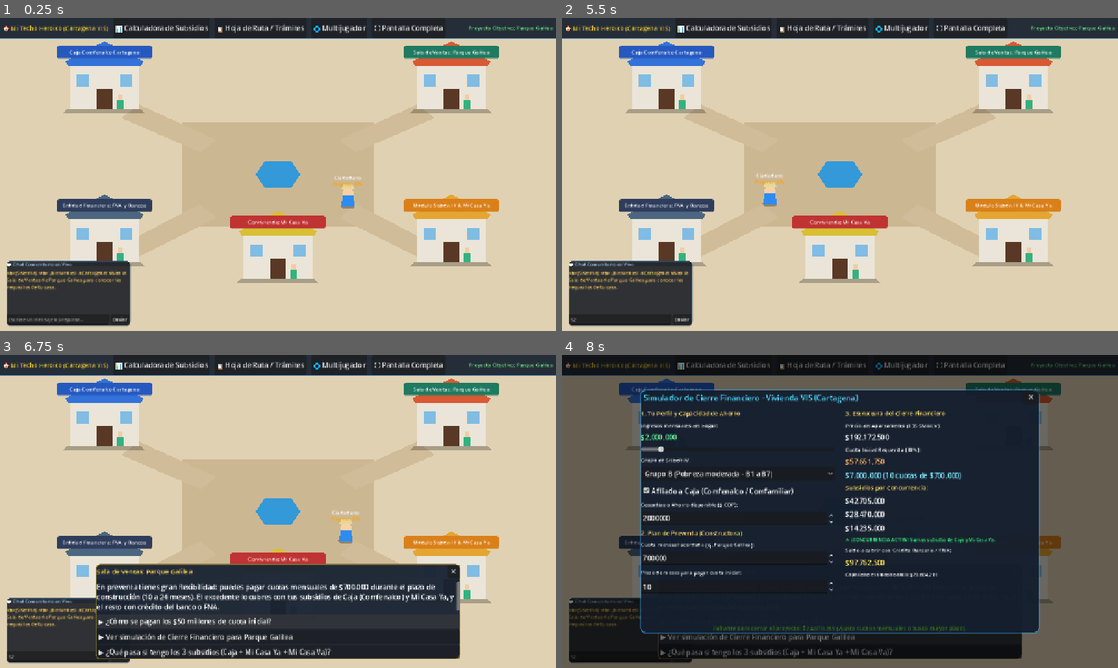
Above: before the commit, frames 1-4 (two rows, left to right).
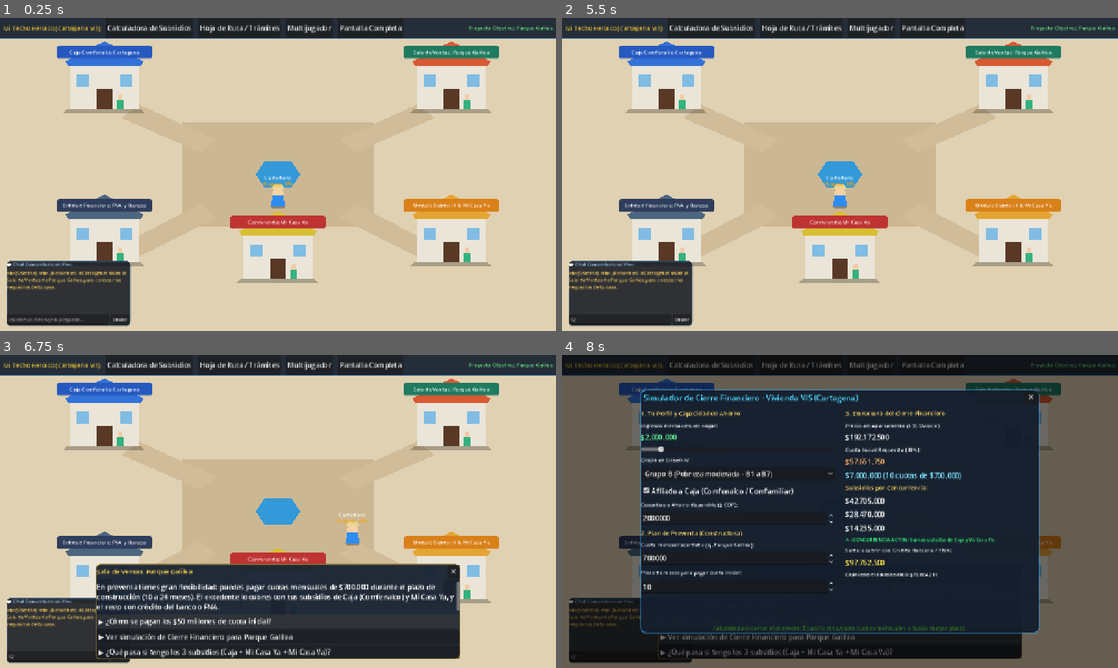
Above: after the commit, the same moments.

Repository: DiegoAzz/subsidio
Game: Godot game, scene res://scenes/map/CityMap.tscn
Same seed, same stepped clock (60 frames per second), same inputs: the game is played once before the commit and once after it.
Inputs (mouse positions are in pixels of both pictures, inside the frame that each line leads up to):
- Up to frame 1 (0.25 s): no input
- Up to frame 2 (5.5 s): click (623, 321) at 0.52 s; type "12" at 0.6 s; click "📊 Calculadora de Subsidios" (after the commit: "Calculadora de Subsidios") at 1.25 s; click "📋 Hoja de Ruta / Trámites" (after the commit: "Hoja de Ruta / Trámites") at 2 s; click "🌐 Multijugador" (after the commit: "Multijugador") at 2.75 s; click "⛶ Pantalla Completa" (after the commit: "Pantalla Completa") at 3.5 s; click "Enviar" at 4.25 s; click "✕" at 5 s
- Up to frame 3 (6.75 s): tap Enter (ui_accept) at 5.75, 6.02 s; move the mouse to (450, 442) at 5.77 s; hold Right (move_right) 5.78-6.5 s; tap E (interact) at 5.85 s; click (450, 442) at 5.92 s; click "▶ ¿Cómo se pagan los $50 mill…" at 6.5 s
- Up to frame 4 (8 s): click "▶ Ver simulación de Cierre Fi…" at 7.25 s

The runs differ from the first frame. In frame 1, 1.5% of the frame differs, in the area x 0-80%, y 2-61%; in frame 2, 1.5%; in frame 3, 1.3%; in frame 4, 0.6%.

Commit message:
Fix web jitter loop: remove infinite physics bounds, enable clamp, adaptive canvas policy and disable hidpi scaling

Diff:
--- a/project.godot
+++ b/project.godot
@@ -34,7 +34,12 @@
 window/size/viewport_height=720
 window/stretch/mode="canvas_items"
 window/stretch/aspect="keep"
-window/vsync/vsync_mode=0
+window/vsync/vsync_mode=1
+window/dpi/allow_hidpi=false
+
+[audio]
+
+driver/output_latency=50
 
 [input]
 
--- a/scenes/map/CityMap.tscn
+++ b/scenes/map/CityMap.tscn
@@ -1,12 +1,9 @@
-[gd_scene load_steps=6 format=3 uid="uid://dp71e2x84w1n"]
+[gd_scene load_steps=5 format=3 uid="uid://dp71e2x84w1n"]
 
 [ext_resource type="Script" path="res://scenes/map/CityMap.gd" id="1_citymap"]
 [ext_resource type="PackedScene" uid="uid://cx60m1x9pq4m" path="res://scenes/ui/HUD.tscn" id="2_hud"]
 [ext_resource type="PackedScene" uid="uid://b7vy84k2j6w3" path="res://scenes/player/Player.tscn" id="3_player"]
 [ext_resource type="PackedScene" uid="uid://b5e7d2n4x9a1" path="res://scenes/buildings/Building.tscn" id="4_building"]
-
-[sub_resource type="WorldBoundaryShape2D" id="WorldBoundaryShape2D_top"]
-normal = Vector2(0, 1)
 
 [node name="CityMap" type="Node2D"]
 script = ExtResource("1_citymap")
@@ -45,28 +42,6 @@
 color = Color(0.2, 0.6, 0.85, 1)
 polygon = PackedVector2Array(610, 330, 670, 330, 690, 360, 670, 390, 610, 390, 590, 360)
 
-[node name="MapBounds" type="StaticBody2D" parent="."]
-collision_mask = 2
-
-[node name="BoundTop" type="CollisionShape2D" parent="MapBounds"]
-position = Vector2(640, 55)
-shape = SubResource("WorldBoundaryShape2D_top")
-
-[node name="BoundBottom" type="CollisionShape2D" parent="MapBounds"]
-position = Vector2(640, 710)
-rotation = 3.14159
-shape = SubResource("WorldBoundaryShape2D_top")
-
-[node name="BoundLeft" type="CollisionShape2D" parent="MapBounds"]
-position = Vector2(10, 360)
-rotation = 1.5708
-shape = SubResource("WorldBoundaryShape2D_top")
-
-[node name="BoundRight" type="CollisionShape2D" parent="MapBounds"]
-position = Vector2(1270, 360)
-rotation = -1.5708
-shape = SubResource("WorldBoundaryShape2D_top")
-
 [node name="YSortEntities" type="Node2D" parent="."]
 y_sort_enabled = true
 
--- a/scenes/player/Player.gd
+++ b/scenes/player/Player.gd
@@ -57,6 +57,8 @@
 
 	velocity = input_vector * speed
 	move_and_slide()
+	global_position.x = clamp(global_position.x, 30.0, 1250.0)
+	global_position.y = clamp(global_position.y, 75.0, 695.0)
 
 	# Orientar raycast de interacción según la dirección de movimiento
 	if input_vector != Vector2.ZERO:
--- a/scenes/ui/HUD.tscn
+++ b/scenes/ui/HUD.tscn
@@ -40,23 +40,23 @@
 layout_mode = 2
 theme_override_colors/font_color = Color(0.9, 0.75, 0.2, 1)
 theme_override_font_sizes/font_size = 14
-text = "  🏠 Mi Techo Heroico (Cartagena VIS)"
+text = "  Mi Techo Heroico (Cartagena VIS)"
 
 [node name="BtnCalc" type="Button" parent="TopBar/HBox"]
 layout_mode = 2
-text = "📊 Calculadora de Subsidios"
+text = "Calculadora de Subsidios"
 
 [node name="BtnQuests" type="Button" parent="TopBar/HBox"]
 layout_mode = 2
-text = "📋 Hoja de Ruta / Trámites"
+text = "Hoja de Ruta / Trámites"
 
 [node name="BtnNet" type="Button" parent="TopBar/HBox"]
 layout_mode = 2
-text = "🌐 Multijugador"
+text = "Multijugador"
 
 [node name="BtnFullscreen" type="Button" parent="TopBar/HBox"]
 layout_mode = 2
-text = "⛶ Pantalla Completa"
+text = "Pantalla Completa"
 
 [node name="Spacer" type="Control" parent="TopBar/HBox"]
 layout_mode = 2
Not shown, changed: export_presets.cfg
